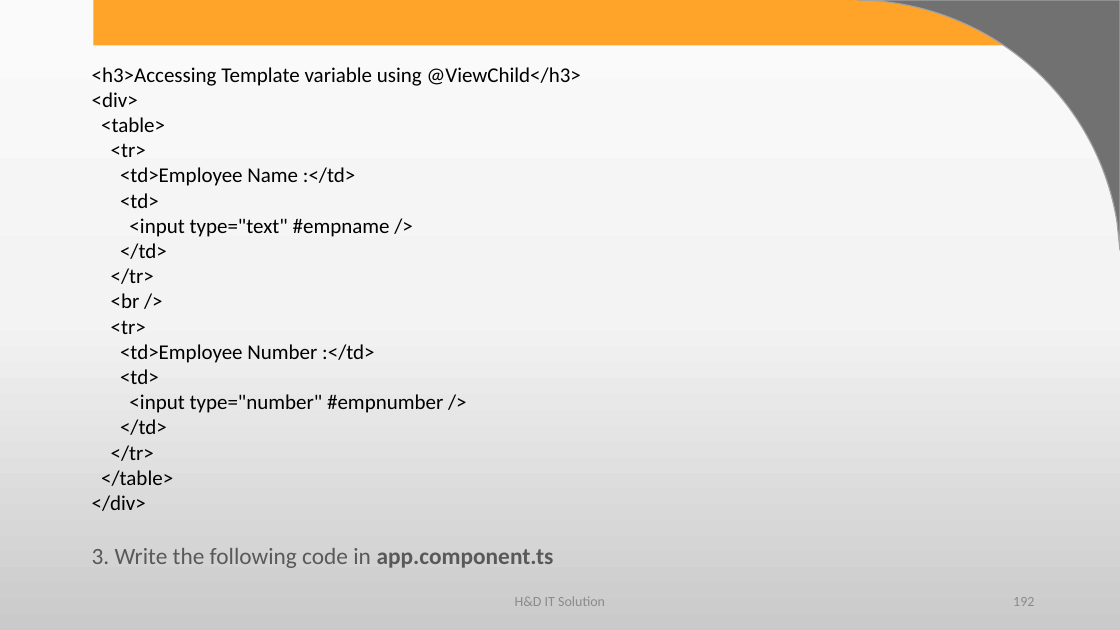
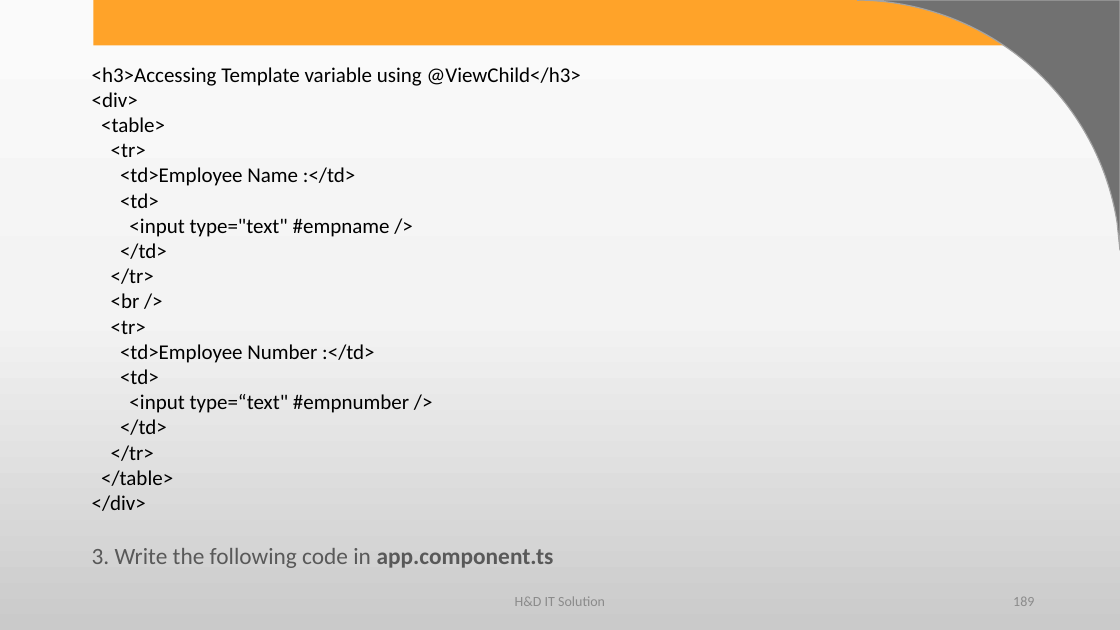
Before and after one commit to harshadasawant/infiniteAngular, a slide deck: slide 189 of ppt/ANGULAR.pptx (slide 192 before the commit). Drawn at 1120x630 pixels with LibreOffice and Linux fonts; fonts in the diff are those of the drawing; background and template pictures are left out. Boxes give left, top, right and bottom in pixels: in the first picture for what was removed or moved away, otherwise in the second. Text is boxed around its words. In the diff, an @@ line names an element or a change of style, - is before the commit and + after.

```diff
--- a/ppt/ANGULAR.pptx
+++ b/ppt/ANGULAR.pptx
@@ text at box(129, 394, 409, 413): text changed @@
-<input type="number" #empnumber />
+<input type=“text" #empnumber />
@@ page number at box(1013, 597, 1034, 606): text changed @@
-192
+189
```
Also in this commit, not shown: 2 other slides changed, 3 slides removed, 5 other files.
